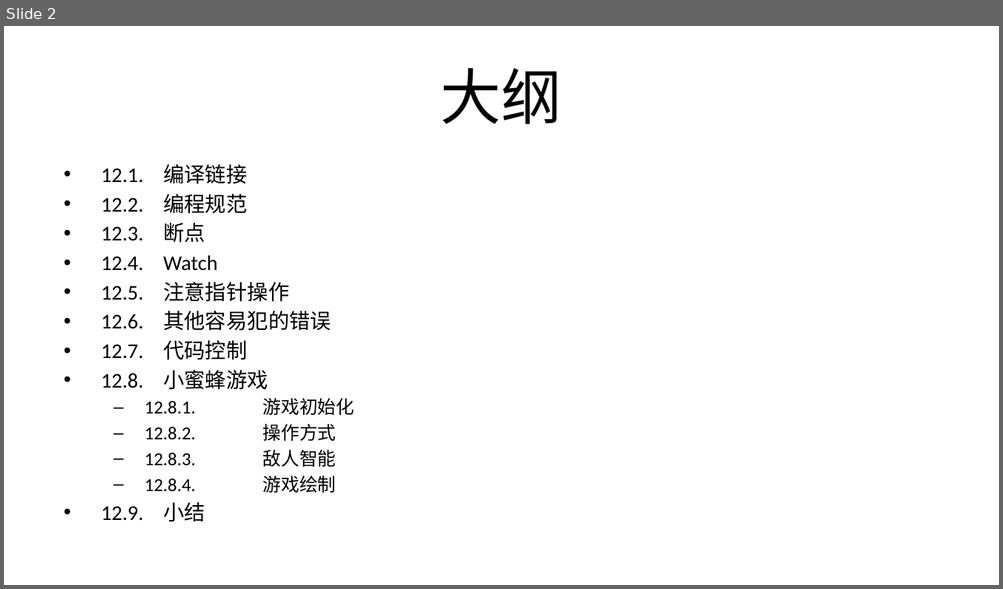
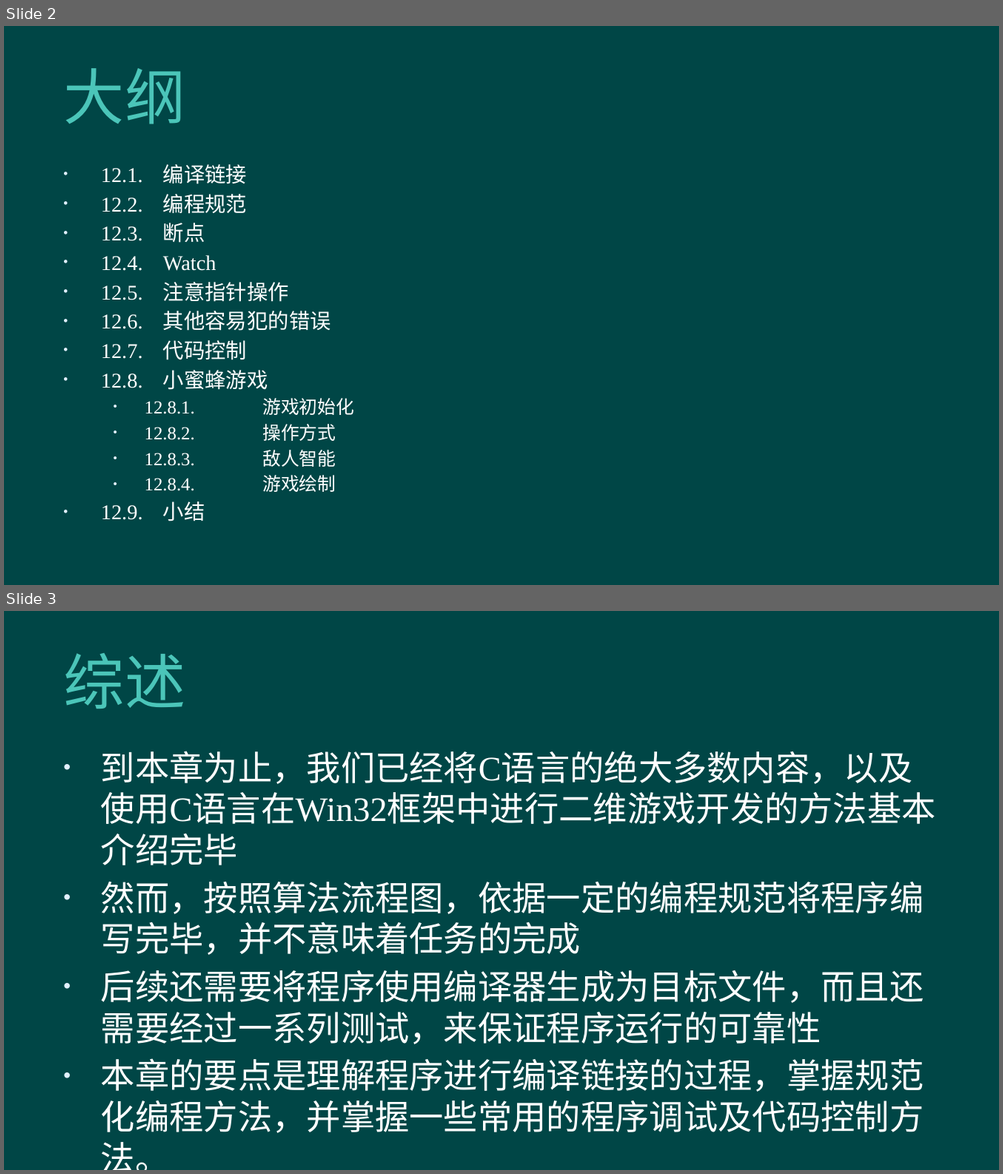
Before and after one commit to hanhonglei/Course_BasicGameProgramming, a slide deck: 第12章 程序调试技巧/第12章 程序调试技巧.pptx. Shown one above the other, each under a label of ours: slide 2 before the commit, slides 2 and 3 after it. The pictures are 1003x589 and 1003x1174 pixels, drawn with LibreOffice and Linux fonts; fonts in the diff are those of the drawing; background and template pictures are left out. Boxes give left, top, right and bottom in pixels: in the first picture for what was removed or moved away, otherwise in the second. Text is boxed around its words. In the diff, an @@ line names an element or a change of style, - is before the commit and + after.

```diff
--- a/第12章 程序调试技巧/第12章 程序调试技巧.pptx
+++ b/第12章 程序调试技巧/第12章 程序调试技巧.pptx
@@ slide 3 added at <box>4,611,999,1170</box>, background #004646 @@
@@ title added at <box>63,653,185,709</box>, 44 pt, text #4BC5B9 @@
+综述
@@ text added at <box>101,751,936,1133</box>, 24.8 pt, text #FFFFFF @@
+• 到本章为止，我们已经将C语言的绝大多数内容，以及使用C语言在Win32框架中进行二维游戏开发的方法基本介绍完毕
+• 然而，按照算法流程图，依据一定的编程规范将程序编写完毕，并不意味着任务的完成
+• 后续还需要将程序使用编译器生成为目标文件，而且还需要经过一系列测试，来保证程序运行的可靠性
+• 本章的要点是理解程序进行编译链接的过程，掌握规范化编程方法，并掌握一些常用的程序调试及代码控制方法。
@@ slide 2 changed as well @@
@@ background #FFFFFF to #004646 @@
@@ title "大纲" at <box>63,68,185,124</box>: text colour #000000 to #4BC5B9, letter spacing 0 to 0.5 pt; alignment centre to left @@
@@ text "12.1. 编译链接" at <box>101,164,354,492</box>: font Calibri to Times New Roman, text colour #000000 to #FFFFFF; bullet – to • @@
```
Also in this commit, not shown: 1 other slide changed, 44 other slides added.
